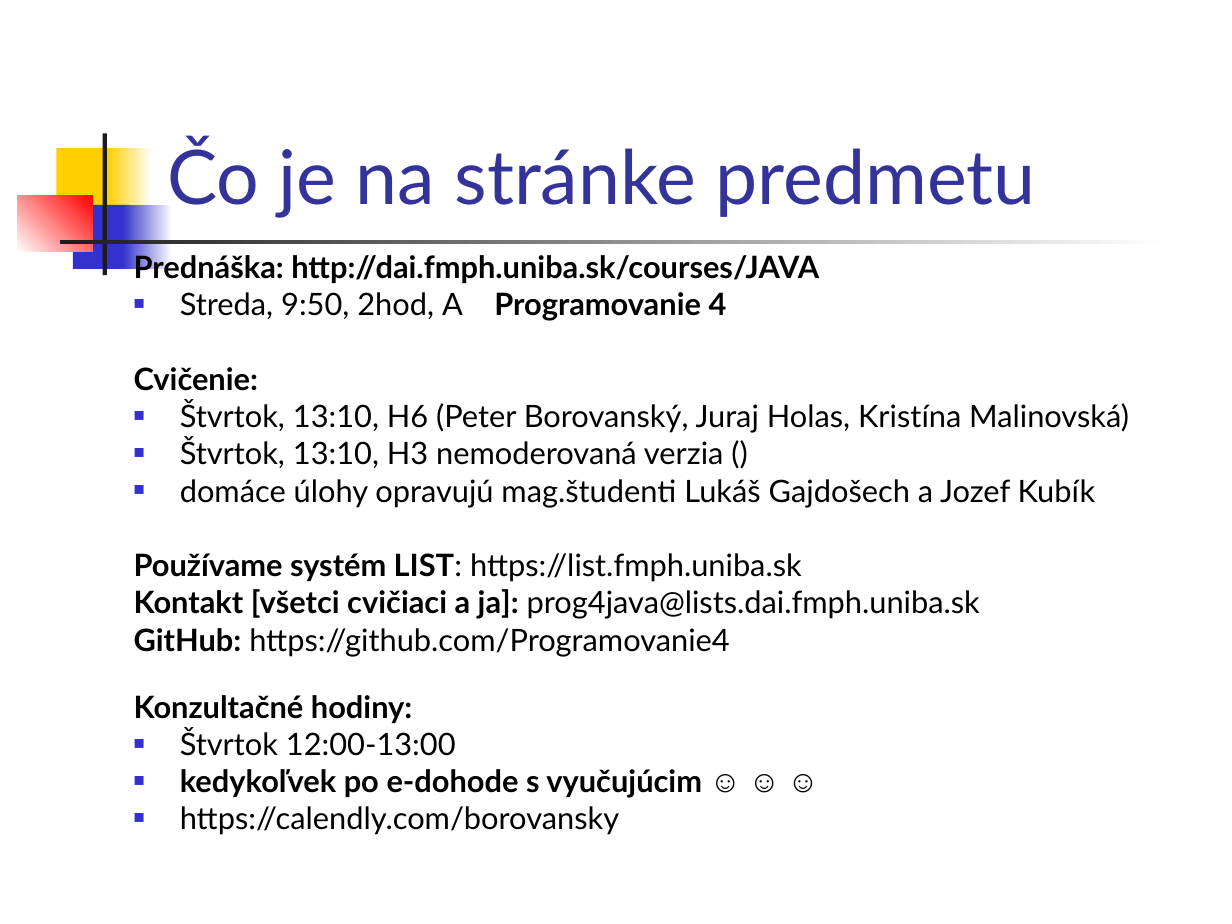
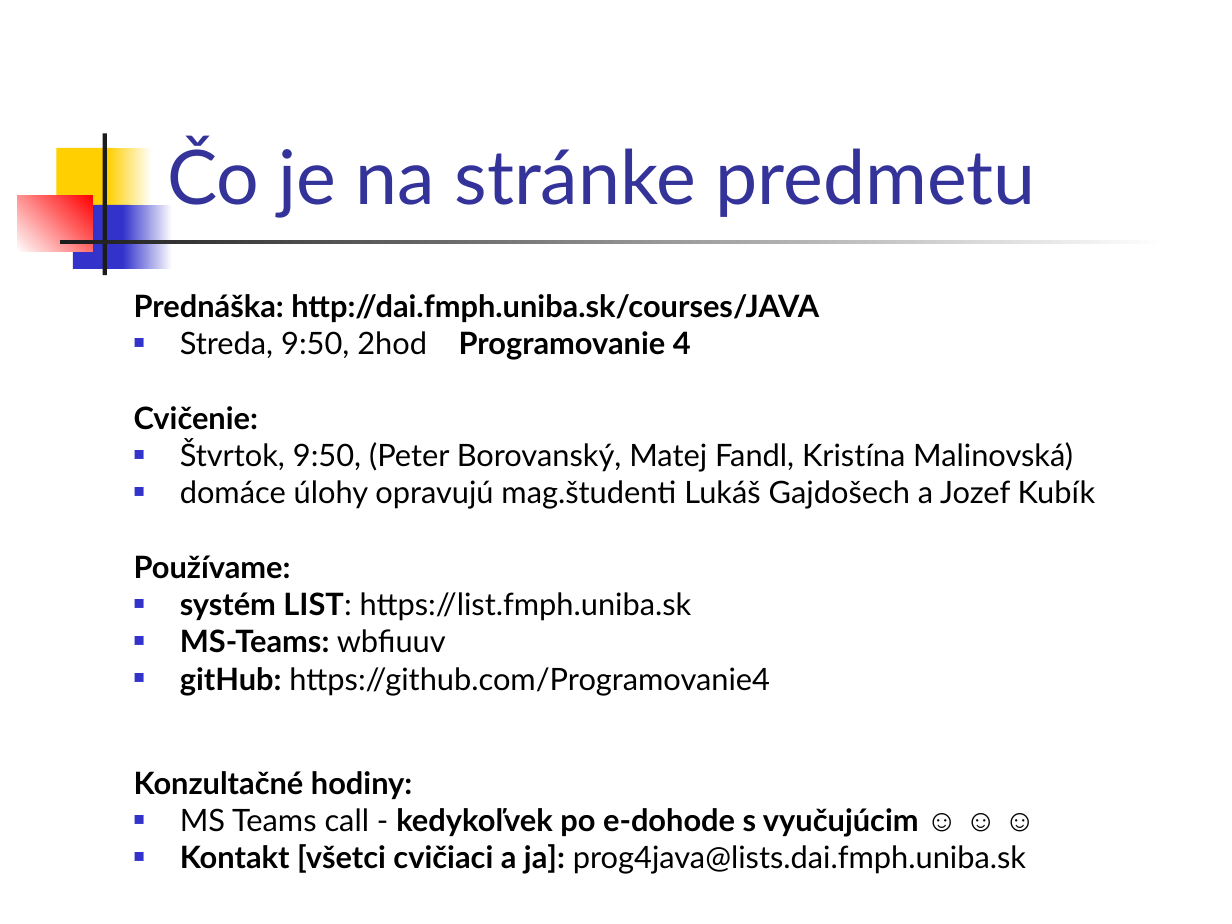
Before and after one commit to Programovanie4/Prednasky, a slide deck: slide 2 of 01/01_java.ppt. Drawn at 1232x924 pixels with LibreOffice and Linux fonts; fonts in the diff are those of the drawing. Boxes give left, top, right and bottom in pixels: in the first picture for what was removed or moved away, otherwise in the second. Text is boxed around its words. In the diff, an @@ line names an element or a change of style, - is before the commit and + after.

```diff
--- a/01/01_java.ppt
+++ b/01/01_java.ppt
@@ text "Prednáška: http://dai.fmph.uniba.sk/courses/JAVA": place and size @@
-text "Prednáška: http://dai.fmph.uniba.sk/courses/JAVA" at [134,251,1129,835]
+text "Prednáška: http://dai.fmph.uniba.sk/courses/JAVA" at [134,294,1096,874]
@@ text at [180,331,691,360]: text changed @@
-■ Streda, 9:50, 2hod, A Programovanie 4
+■ Streda, 9:50, 2hod Programovanie 4
@@ text at [180,439,1073,472]: text changed @@
-■ Štvrtok, 13:10, H6 (Peter Borovanský, Juraj Holas, Kristína Malinovská)
-■ Štvrtok, 13:10, H3 nemoderovaná verzia ()
+■ Štvrtok, 9:50, (Peter Borovanský, Matej Fandl, Kristína Malinovská)
@@ text at [134,555,919,837]: text changed; bold on @@
-Používame systém LIST: https://list.fmph.uniba.sk
+Používame:
+■ systém LIST: https://list.fmph.uniba.sk
+■ MS-Teams: wbfiuuv
+■ gitHub: https://github.com/Programovanie4
+Konzultačné hodiny:
+■ MS Teams call - kedykoľvek po e-dohode s vyučujúcim ☺ ☺ ☺
@@ text at [134,628,730,835]: paragraphs removed @@
-GitHub: https://github.com/Programovanie4
-Konzultačné hodiny:
-■ Štvrtok 12:00-13:00
-■ kedykoľvek po e-dohode s vyučujúcim ☺ ☺ ☺
-■ https://calendly.com/borovansky
@@ text at [180,844,1026,874]: bullet none to ■ @@
```
Also in this commit, not shown: 10 other slides changed, 1 slide added, 5 other files.
